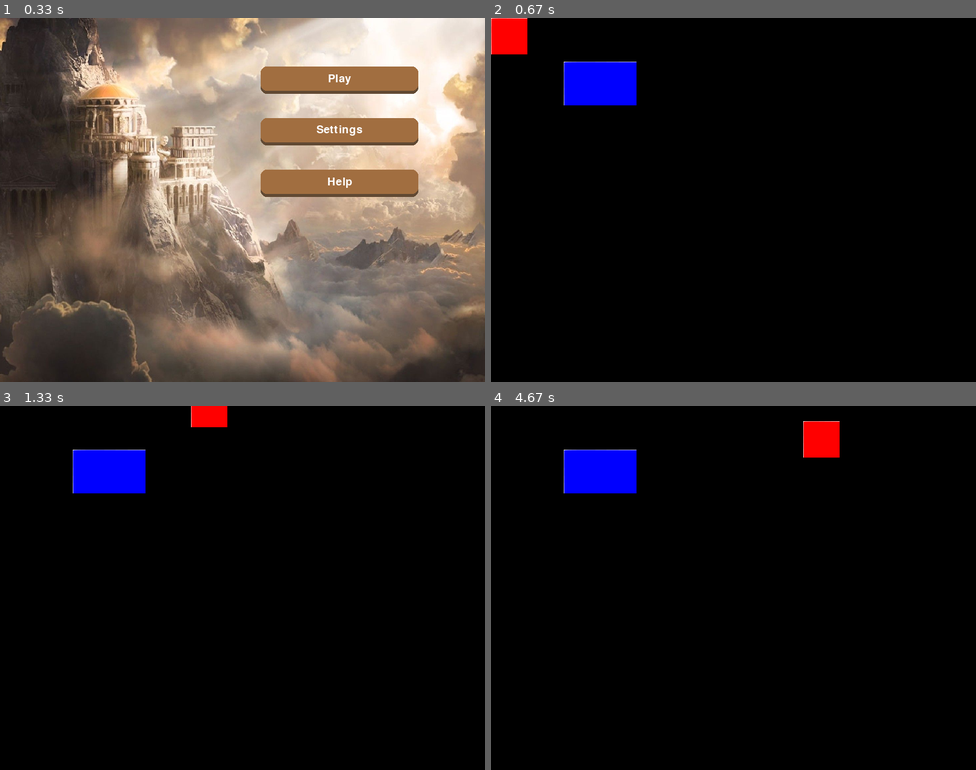
Above: before the commit, frames 1-4 (two rows, left to right).
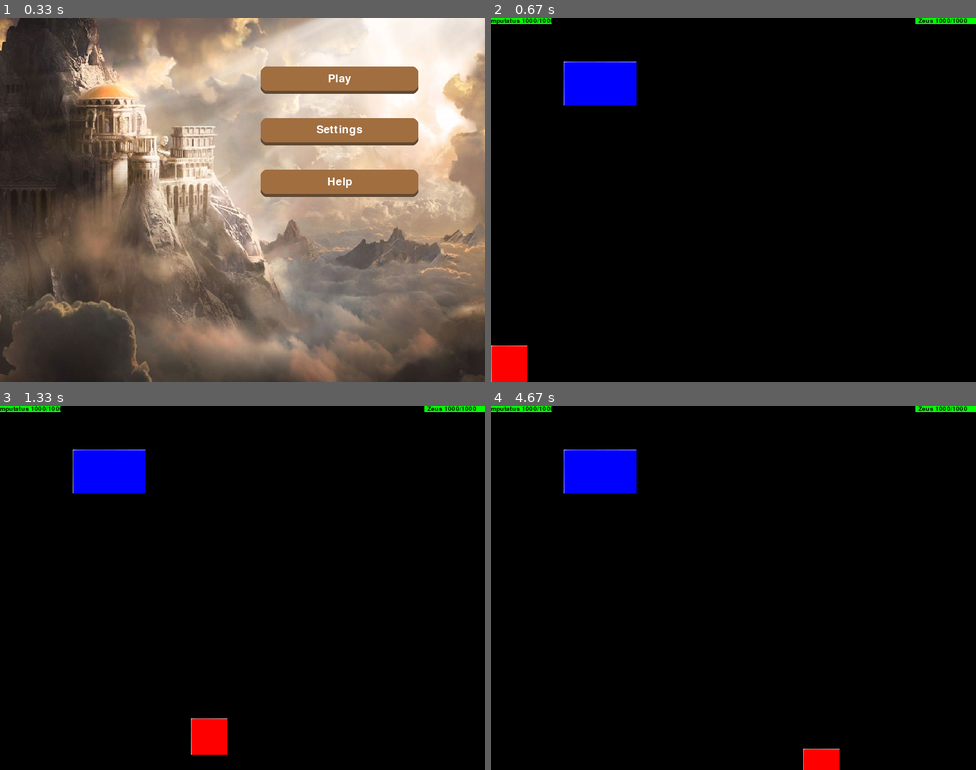
Above: after the commit, the same moments.

Repository: RodrigoSdeCarvalho/Project-Zeus-Pygame
Game: pygame game, started from prototipo/Game.py
The game is run twice, just before and just after one commit, with the same random seed, the same clock (stepped at 60 frames per second) and the same inputs.
Inputs (mouse positions are in pixels of both pictures, inside the frame that each line leads up to):
- Up to frame 1 (0.33 s): no input
- Up to frame 2 (0.67 s): click "Play" at 0.38 s
- Up to frame 3 (1.33 s): hold E 0.67-1.13 s; hold D 0.67-1.13 s; move the mouse to (223, 602) at 0.7 s; hold D from 1.17 s (still down); tap Space at 1.23 s
- Up to frame 4 (4.67 s): tap Space at 1.53, 1.73, 2.03, 2.23, 2.53, 2.8, 3.13, 3.43, 3.57, 3.87, 4.23, 4.63 s; release D at 1.63 s; hold D 1.67-2.13 s; hold A 2.17-2.7 s; hold S 2.73-3.03 s; hold A 3.07-3.47 s; hold D 3.5-4.13 s; hold S 4.17-4.53 s; hold A from 4.57 s (still down)

Frame 1 is identical in both runs. In frame 2, 1.8% of the frame differs, in the area x 0-100%, y 0-100%; in frame 3, 1.6%; in frame 4, 1.6%.

Commit message:
implements a player skill and a health status bar

Diff:
--- a/prototipo/GameLogic/Characters/Player.py
+++ b/prototipo/GameLogic/Characters/Player.py
@@ -21,6 +21,11 @@
         self.__jump_height = jump_height
         self.__sprites = sprites
         self.window = surface
+        self.__max_health = max_health
+
+    @property
+    def max_health(self):
+        return self.__max_health
 
     @property
     def stamina(self):
--- a/prototipo/GameLogic/Characters/Skill.py
+++ b/prototipo/GameLogic/Characters/Skill.py
@@ -1,10 +1,12 @@
 import pygame
 
 class Skill:
-    def __init__(self, name: str, damage: int, sprite: list):
+    def __init__(self, name: str, damage: int, sprite: list, x_position, y_position):
         self.__name = name
         self.__damage = damage
         self.__sprite = sprite
+        self.__x_position = x_position
+        self.__y_position = y_position
 
     @property
     def name(self):
@@ -30,5 +32,25 @@
     def sprite(self, sprite):
         self.__sprite = sprite
 
-    def attack(self):
+    @property
+    def x_position(self):
+        return self.__x_position
+
+    @x_position.setter
+    def x_position(self, x_position):
+        self.__x_position = x_position
+
+    @property
+    def y_position(self):
+        return self.__y_position
+
+    @y_position.setter
+    def y_position(self, y_position):
+        self.__y_position = y_position
+
+    def attack(self, target):
+        if target.health > 0:
+            target.health -= self.damage
+
+    def thunder(self, target):
         pass
--- a/prototipo/GameLogic/Stage/Stage.py
+++ b/prototipo/GameLogic/Stage/Stage.py
@@ -31,14 +31,14 @@
 
         self.__minions = []
 
-        self.__players = [Player("Computatus", ["prototipo\Images\square.png"], 100,
-                                 100, 0, 0, 60, 60, 5, 150, Skill("hit", 10, ''),
+        self.__players = [Player("Computatus", ["prototipo\Images\square.png"], 1000,
+                                 1000, 0, 540, 60, 60, 5, 150, Skill("hit", 10, '', Player.x_position, Player.y_position),
                                  Weapon(10, ''), 100, 100, 0, surface)]
 
         '''Adicionar mais players  aqui'''
 
-        self.__bosses = [Boss("Zeus", ["prototipo\Images\zeus.png"], 100,
-                     100, 120, 72, 120, 72, 1, 150, Skill("hitm", 10, ''),
+        self.__bosses = [Boss("Zeus", ["prototipo\Images\zeus.png"], 1000,
+                     1000, 120, 72, 120, 72, 1, 150, Skill("thunder", 10, '', Boss.x_position, Boss.y_position),
                      Weapon(10, ''), 20, 60)]
 
         self.__platforms = [Platform(0, 0, 600, 1, (0, 0, 0))]
@@ -115,6 +115,18 @@
         self.window.draw_scaled_image("prototipo\Images\qlue.png",
                 object.hitbox_x, object.hitbox_y,
                 object.x_position, object.y_position)
+
+    def write_on_display(self,text, size, pos):
+        largeText = pygame.font.Font('freesansbold.ttf', size)
+        TextSurf = largeText.render(text, True, (0,0,0))
+        TextRect = TextSurf.get_rect()
+        TextRect.center = ((pos[0], pos[1]))
+        self.window.display.blit(TextSurf, TextRect)
+
+    def status(self, object, pos:list):
+        pygame.draw.rect(self.window.display, (255,0,0), [pos[0], pos[1], object.max_health/10, 10])
+        pygame.draw.rect(self.window.display, (0,255,0),[pos[0], pos[1], object.health/10, 10])
+        self.write_on_display(f"{object.name} {object.health}/{object.max_health}", 10, [pos[0] + 45, pos[1] +5])
 
     def collision(self, object_1, object_2):
         top_left_x_1 = object_1.x_position
@@ -140,6 +152,8 @@
             return False
 
         return True
+
+
 
     def start(self):
         index = self.index
@@ -151,8 +165,10 @@
         map = self.maps[index]
 
         play = True
+        #thunder = False
         pygame.display.update()
 
+        clock = 0
         while play:
             for event in pygame.event.get():
                 if event.type == pygame.QUIT:
@@ -176,12 +192,26 @@
             if keys[pygame.K_SPACE]:
                 player.y_position -= 5
 
-            self.collision(player, boss)
+            if keys[pygame.K_e]:
+                if self.collision(player, boss):
+                    player.skill.attack(boss)
+
+            #if clock % (60 * 8):
+                #thunder = True
+                #self.window.draw_scaled_image("prototipo\Images\shunder.png", 10, 15, boss.x_position, boss.y_position)
+
 
             self.window.display.fill((0, 0, 0))
-            self.draw_boss(boss)
-            self.draw_player(player)
-
+            self.status(boss, [700, 0])
+            self.status(player, [0,0])
+
+            if boss.health > 0:
+                self.draw_boss(boss)
+
+            if player.health > 0:
+                self.draw_player(player)
+
+            clock += 1
             pygame.time.delay(10)
             pygame.display.update()
 
Binary file added: prototipo/Images/shunder.png
